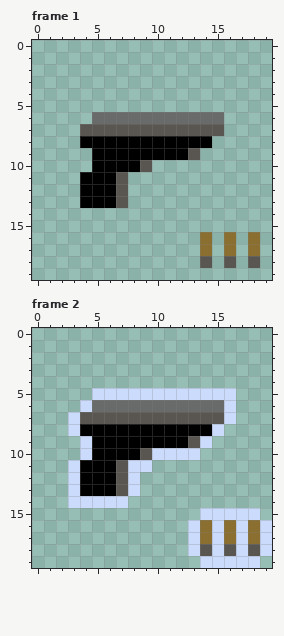
Edited in one commit: pixel-art file (assets/asesprite/items.ase). Above, as it was before the edit.
20x20 pixels, 2 frames. Shown: frame 1, frame 2.
New version:
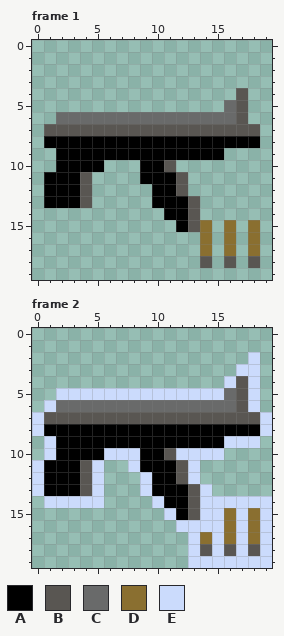
Palette (. is transparent): A #000000  B #595652  C #696a6a  D #8a6f30  E #cbdbfc
Change:
layer "machinegun" added
layer "gun" now hidden
Frame 1:
There is now colour A in row 8 at x 1 to 3 and 15 to 18; in row 9 at x 2 to 4 and 14 to 15; in row 10 at x 2 to 4 and 10; in row 11 at x 1 to 3 and 9 to 11; in row 12 at x 1 to 3 and 10 to 11; in row 13 at x 1 to 3 and 10 to 12.
There is now colour A in row 14 at x 11 to 12; in row 15 at x 12.
The edit turns colour B into colour A in row 9 at x 13; in row 10 at x 9.
There is now colour B in rows 4 to 6 at x 17; in row 7 at x 1 to 3 and 16 to 18; in row 10 at x 11; in rows 11 to 12 at x 12; in rows 13 to 15 at x 13.
The edit turns colour A into colour B in rows 11 to 13 at x 4.
There is now colour C in row 5 at x 16; in row 6 at x 2 to 4 and 16.
There is now colour D in row 15 at x 14, 16 and 18.
The edit erases colour A in row 10 at x 6 to 8; in rows 11 to 13 at x 5 to 6.
The edit erases colour B in rows 11 to 13 at x 7.
Frame 2:
There is now colour A in row 8 at x 1 to 2 and 16 to 18; in row 9 at x 2 to 3 and 15; in row 10 at x 2 to 3; in rows 11 to 12 at x 1 to 2 and 10 to 11; in row 13 at x 1 to 2 and 10 to 12; in row 14 at x 11 to 12.
There is now colour A in row 15 at x 12.
The edit turns colour B into colour A in row 9 at x 13; in row 10 at x 9.
The edit turns colour E into colour A in row 8 at x 3 and 15; in row 9 at x 4 and 14; in row 10 at x 4 and 10; in row 11 at x 3 and 9; in rows 12 to 13 at x 3.
There is now colour B in rows 4 to 6 at x 17; in row 7 at x 1 to 2 and 17 to 18; in rows 11 to 12 at x 12; in rows 13 to 15 at x 13.
The edit turns colour A into colour B in rows 11 to 13 at x 4.
The edit turns colour E into colour B in row 7 at x 3 and 16; in row 10 at x 11.
There is now colour C in row 6 at x 2 to 3.
The edit turns colour E into colour C in row 5 at x 16; in row 6 at x 4 and 16.
The edit turns colour E into colour D in row 15 at x 16 and 18.
There is now colour E in row 2 at x 18; in row 3 at x 17 to 18; in row 4 at x 16 and 18; in row 5 at x 2 to 4 and 18; in row 6 at x 1 and 18; in rows 7 to 8 at x 0 and 19.
There is now colour E in row 9 at x 1 and 16 to 18; in row 10 at x 1 and 14 to 15; in row 11 at x 0 and 13; in row 12 at x 0, 9 and 13; in row 13 at x 0, 9 and 14; in row 14 at x 1 to 2, 10 and 14 to 19.
There is now colour E in row 15 at x 11 and 19; in row 16 at x 12; in row 19 at x 13 and 19.
The edit turns colour A into colour E in row 10 at x 6 to 8; in rows 11 to 13 at x 5.
The edit turns colour D into colour E in row 16 at x 14.
The edit erases colour A in rows 11 to 13 at x 6.
The edit erases colour B in rows 11 to 13 at x 7.
The edit erases colour E in rows 12 to 13 at x 8; in row 14 at x 6 to 7.
Where, in picture pixels (left, top, right, bottom), the same in both pictures:
changed: (44, 88, 260, 232)
changed: (32, 352, 272, 568)
